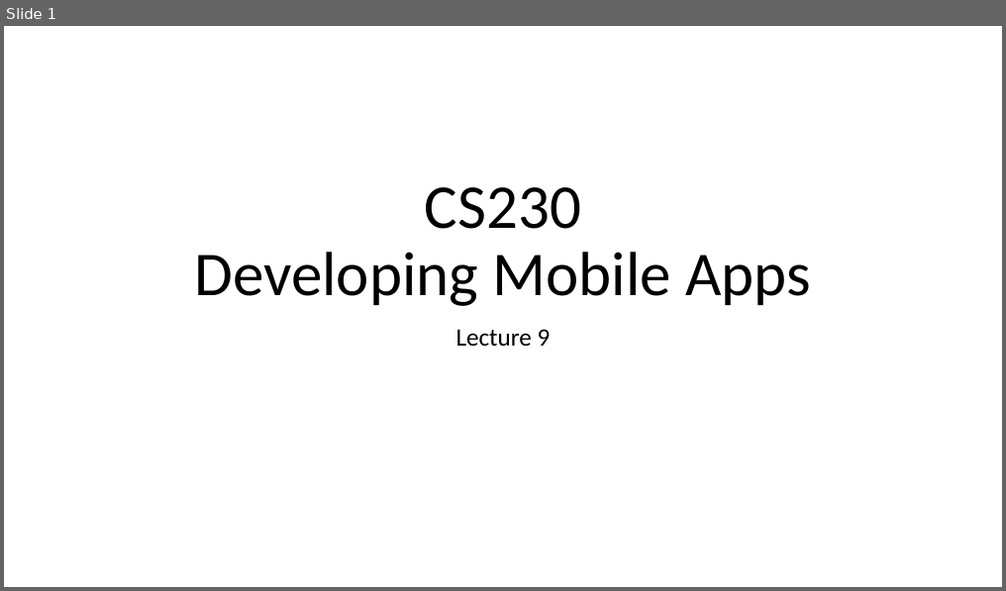
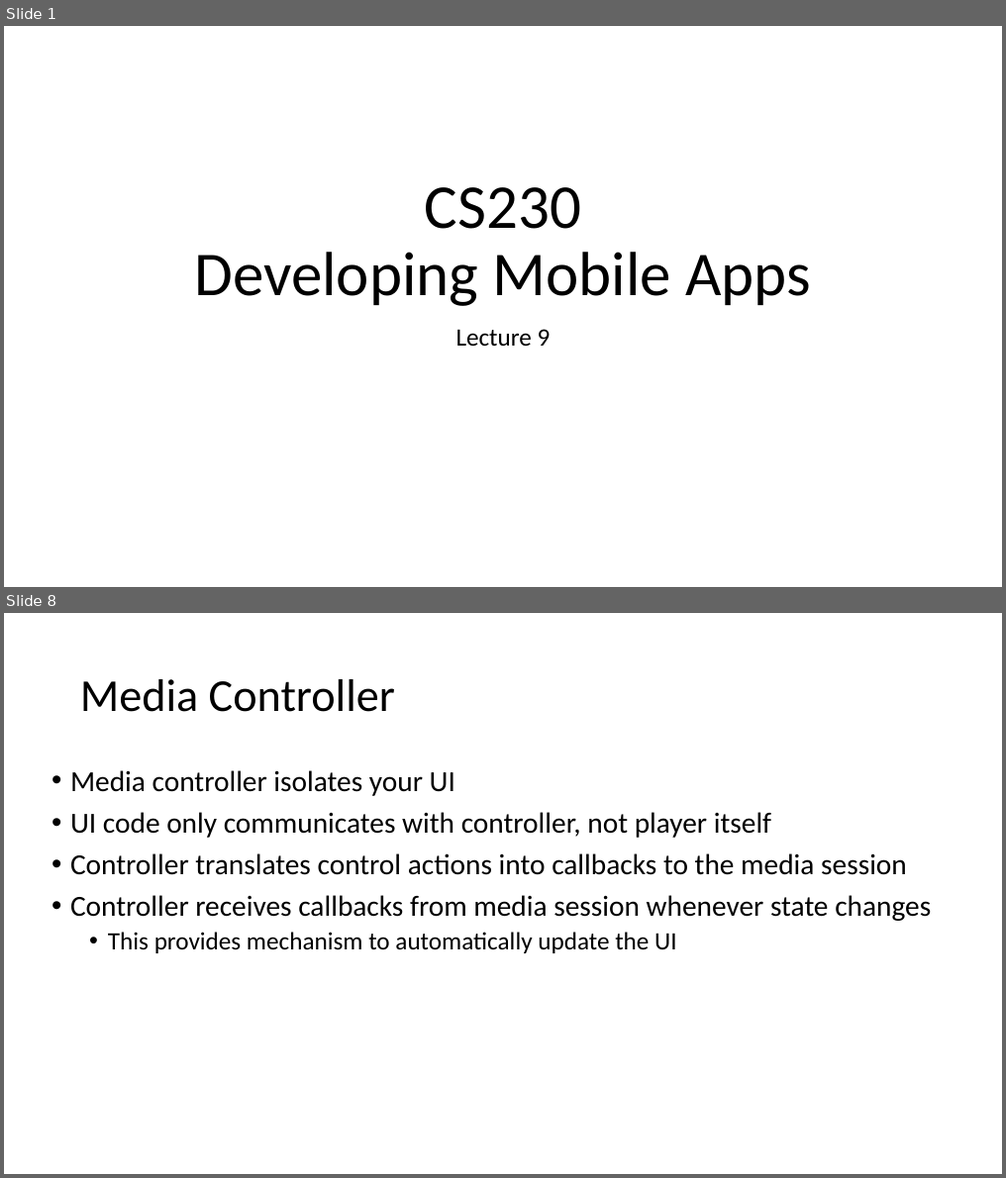
Before and after one commit to russellu/cs230, a slide deck: Lecture_09.pptx. Shown one above the other, each under a label of ours: slide 1 before the commit, slides 1 and 8 after it; the slides between them are not shown. The pictures are 1006x591 and 1006x1178 pixels, drawn with LibreOffice and Linux fonts; fonts in the diff are those of the drawing. Boxes give left, top, right and bottom in pixels: in the first picture for what was removed or moved away, otherwise in the second. Text is boxed around its words. In the diff, an @@ line names an element or a change of style, - is before the commit and + after.

```diff
--- a/Lecture_09.pptx
+++ b/Lecture_09.pptx
@@ slide 8 added at [4, 613, 1002, 1174], background #FFFFFF @@
@@ title added at [80, 679, 395, 712], 44 pt, text #000000 @@
+Media Controller
@@ text added at [70, 770, 931, 954], 28 pt, text #000000 @@
+• Media controller isolates your UI
+• UI code only communicates with controller, not player itself
+• Controller translates control actions into callbacks to the media session
+• Controller receives callbacks from media session whenever state changes
+  • This provides mechanism to automatically update the UI
```
Also in this commit, not shown: 7 other slides added, 1 slide removed, 5 other files.
